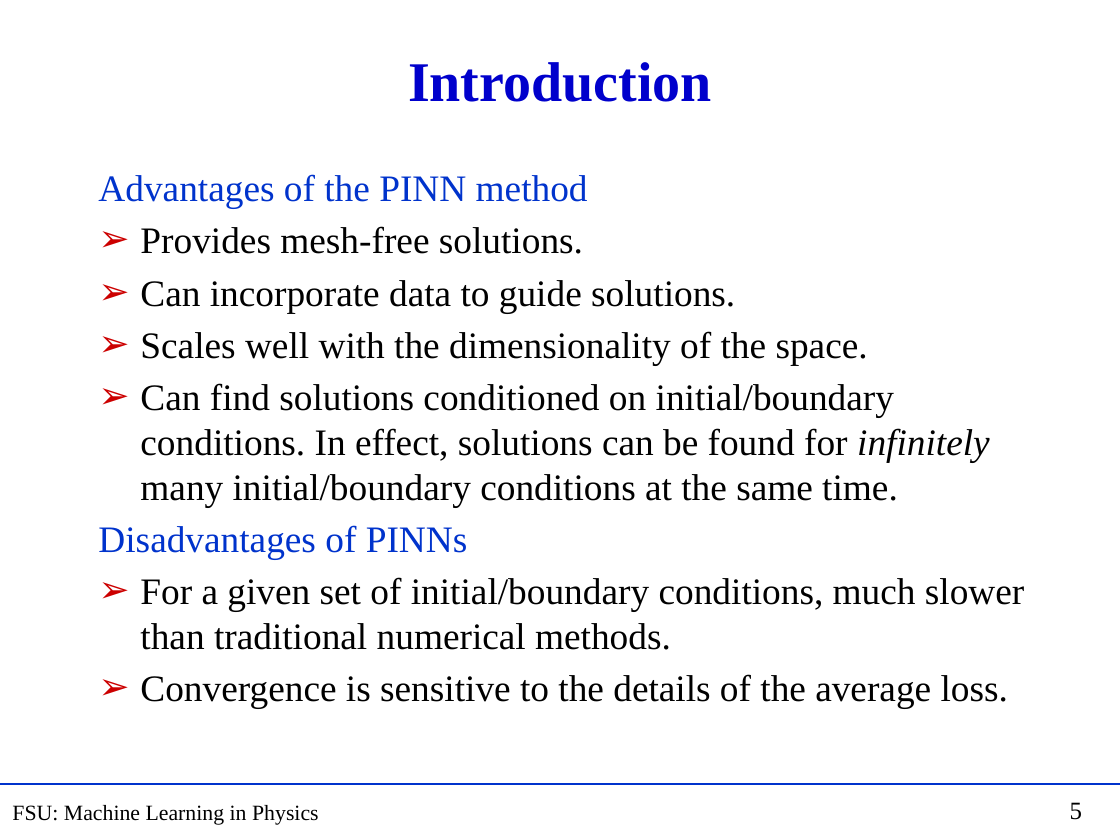
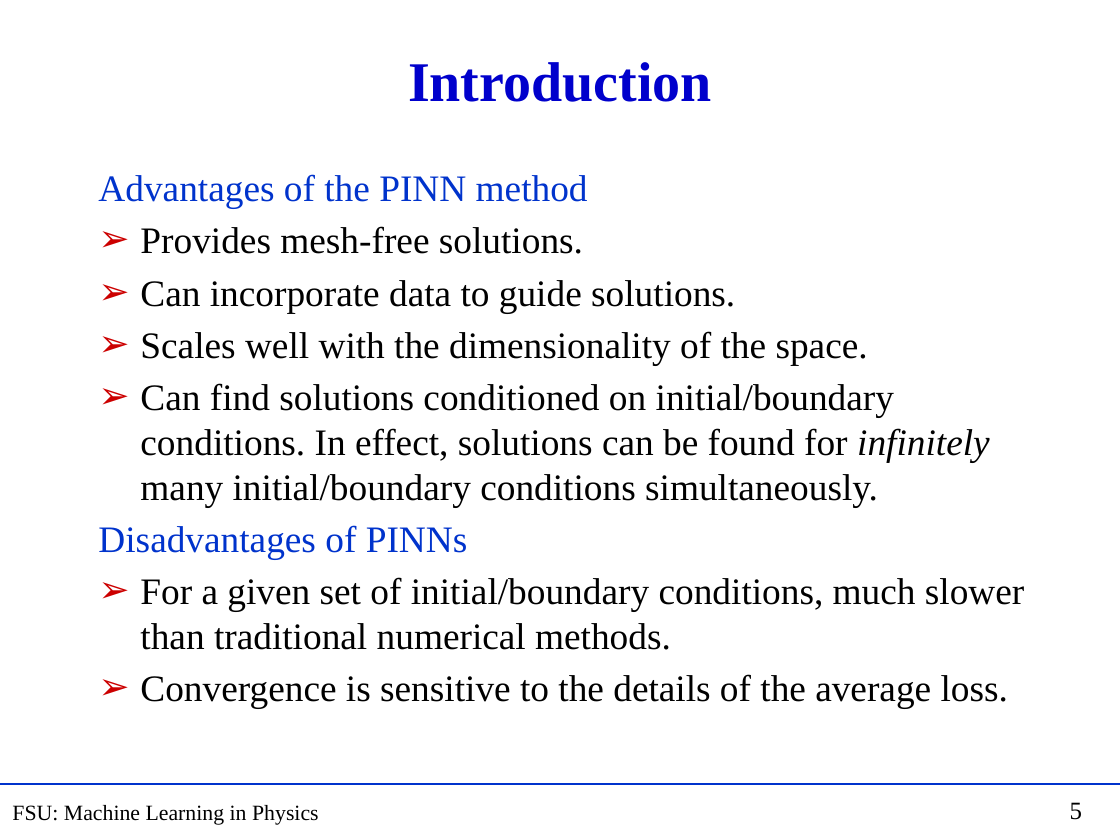
Before and after one commit to hbprosper/MLinPhysics, a slide deck: slide 5 of Lectures/Week08/Lecture14.pptx. Drawn at 1120x840 pixels with LibreOffice and Linux fonts; fonts in the diff are those of the drawing. Boxes give left, top, right and bottom in pixels: in the first picture for what was removed or moved away, otherwise in the second. Text is boxed around its words. In the diff, an @@ line names an element or a change of style, - is before the commit and + after.

```diff
--- a/Lectures/Week08/Lecture14.pptx
+++ b/Lectures/Week08/Lecture14.pptx
@@ text at (140, 383, 990, 507): text changed @@
-➢ Can find solutions conditioned on initial/boundary conditions. In effect, solutions can be found for infinitely many initial/boundary conditions at the same time.
+➢ Can find solutions conditioned on initial/boundary conditions. In effect, solutions can be found for infinitely many initial/boundary conditions simultaneously.
```
Also in this commit, not shown: 2 other slides changed, 25 other files.
